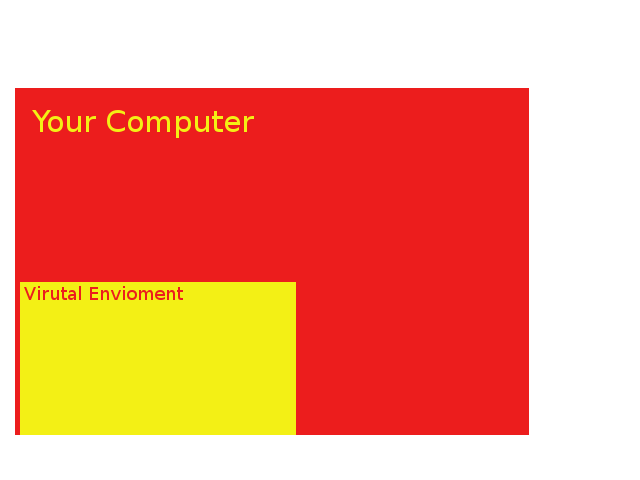
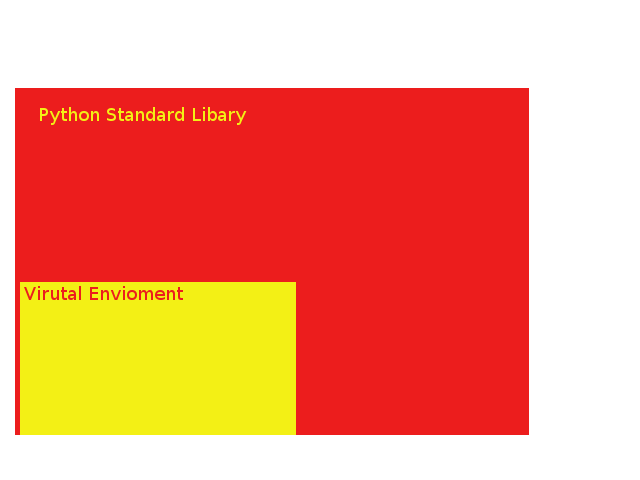
Revision of a layered 640px x 480px image; what changed, layer by layer:
renamed "Your Computer" to "Python Standard Libary", painted on it over box(32, 107, 254, 138)
